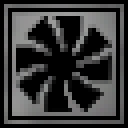
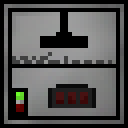
Revision of a layered 128×128 image; what changed, layer by layer:
hid "Original Fan" over [16, 16, 112, 112]
added group "Grinder" (1st of 3) with 8 layers above "Furnace" over [12, 12, 116, 116]
added group "Grinder On" with 3 layers in group "Grinder" over [12, 12, 116, 116]
added layer "Grinder" (3rd of 3, in "Grinder" › "Grinder On") in group "Grinder On" over [12, 12, 116, 68]
added layer "Bottom Opening On" (1st of 2, in "Grinder" › "Grinder On") in group "Grinder On" over [48, 84, 96, 108]
added layer "Buttons" (1st of 2, in "Grinder" › "Grinder On") in group "Grinder On" over [12, 72, 104, 116]
